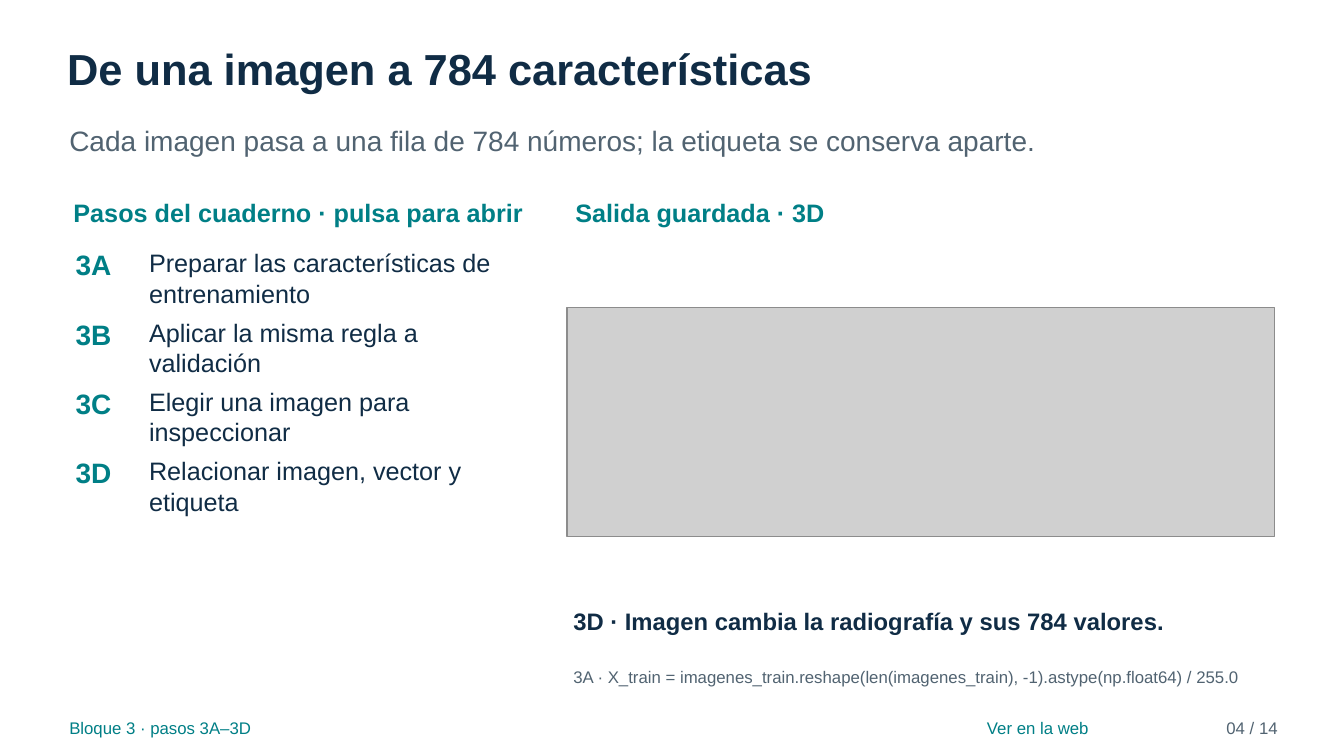
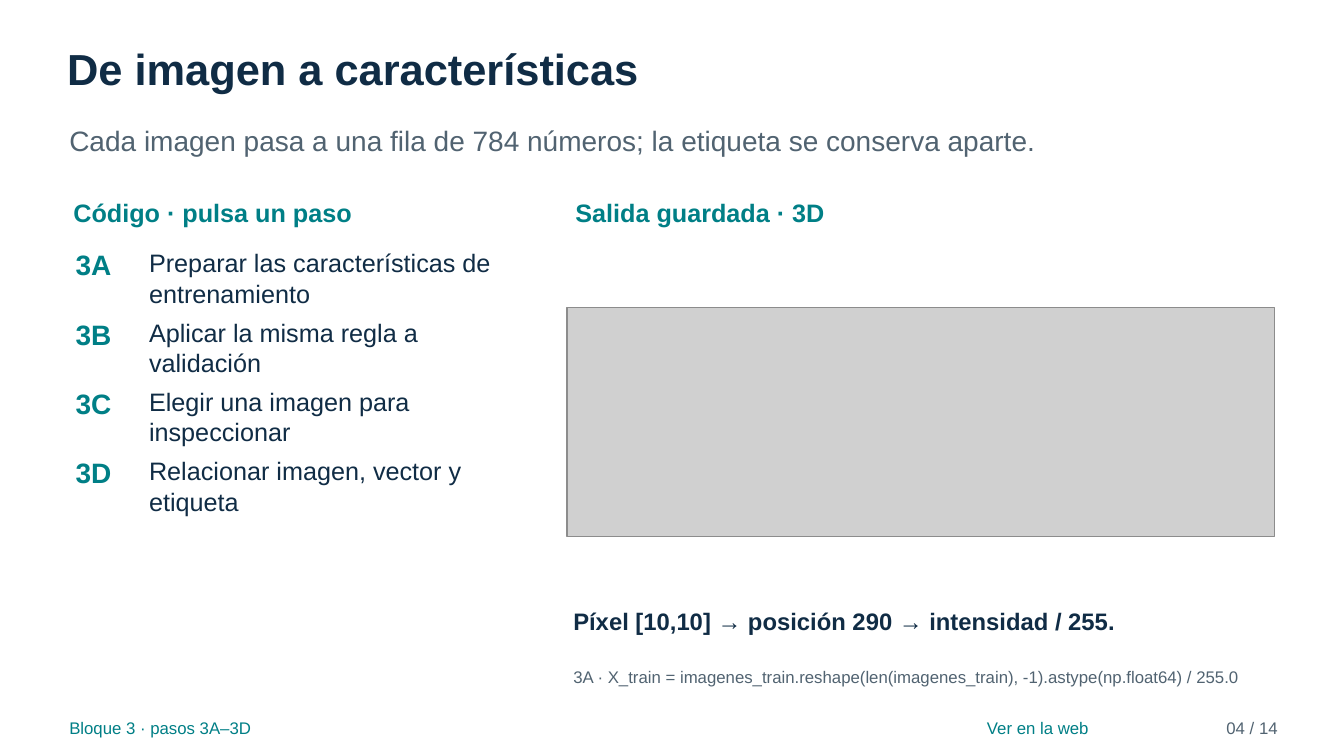
Before and after one commit to FisikMedik/taller-imagenes-medicas-python, a slide deck: slide 4 of Presentacion_modulo_ML.pptx. Drawn at 1344x756 pixels with LibreOffice and Linux fonts; fonts in the diff are those of the drawing; grey boxes stand for pictures. Boxes give left, top, right and bottom in pixels: in the first picture for what was removed or moved away, otherwise in the second. Text is boxed around its words. In the diff, an @@ line names an element or a change of style, - is before the commit and + after.

Commit message:
Explica ML paso a paso y anima el filtro 3×3
Reescribe las explicaciones junto al código, conecta píxeles, pesos y predicción, y usa botones para las demostraciones. Añade un filtro 3×3 con cálculo de cada salida. Elimina agendas y referencias internas repetidas; sincroniza cuadernos, tutorial, manuales, fuentes y presentaciones como documentación del taller realizado el 26 de noviembre a las 13:30 en Honduras.

```diff
--- a/Presentacion_modulo_ML.pptx
+++ b/Presentacion_modulo_ML.pptx
@@ text at (67,53,639,93): text changed @@
-De una imagen a 784 características
+De imagen a características
@@ text at (73,203,352,228): text changed @@
-Pasos del cuaderno · pulsa para abrir
+Código · pulsa un paso
@@ text at (573,612,1114,635): text changed @@
-3D · Imagen cambia la radiografía y sus 784 valores.
+Píxel [10,10] → posición 290 → intensidad / 255.
```
Also in this commit, not shown: 13 other slides changed, 18 other files.
